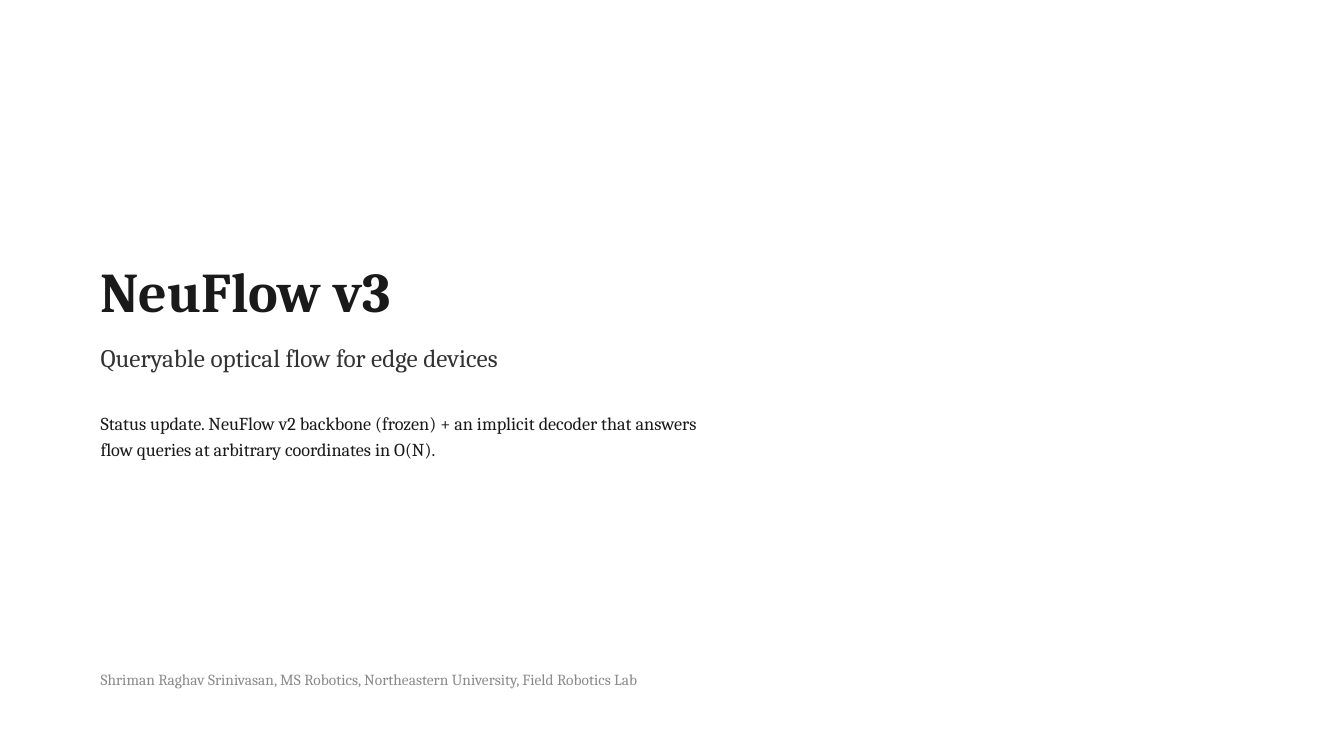
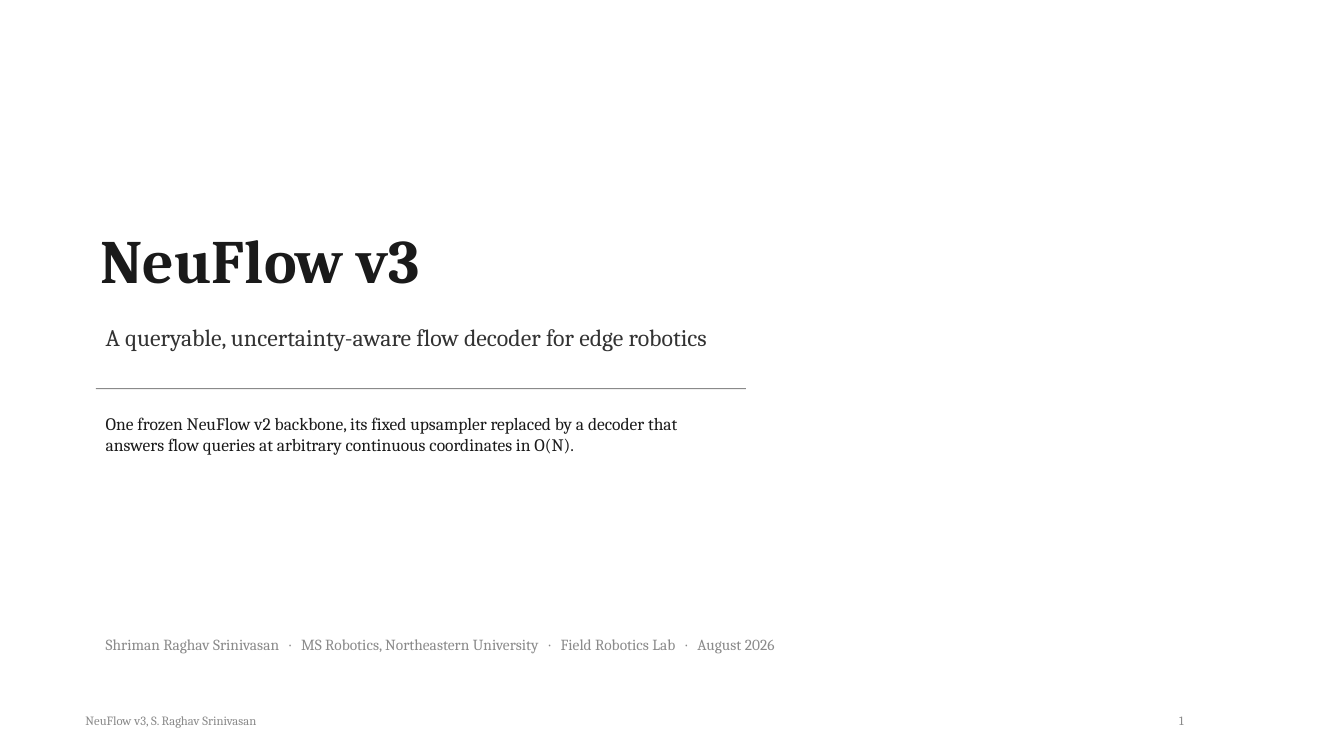
Before and after one commit to shrirag10/Neuflowv3, a slide deck: slide 1 of docs/NeuFlow_v3_status.pptx. Drawn at 1344x756 pixels with LibreOffice and Linux fonts; fonts in the diff are those of the drawing. Boxes give left, top, right and bottom in pixels: in the first picture for what was removed or moved away, otherwise in the second. Text is boxed around its words. In the diff, an @@ line names an element or a change of style, - is before the commit and + after.

```diff
--- a/docs/NeuFlow_v3_status.pptx
+++ b/docs/NeuFlow_v3_status.pptx
@@ text "NeuFlow v3" moved from (x1=101, y1=273, x2=391, y2=313) to (x1=101, y1=240, x2=420, y2=284) @@
@@ text "NeuFlow v3" at (x1=101, y1=240, x2=420, y2=284): size 40 to 44 pt @@
@@ text at (x1=106, y1=329, x2=707, y2=351): text changed; size 18 to 17 pt @@
-Queryable optical flow for edge devices
+A queryable, uncertainty-aware flow decoder for edge robotics
@@ rectangle added at (x1=96, y1=388, x2=746, y2=389), fill #8A8A8A @@
@@ text at (x1=106, y1=417, x2=677, y2=455): text changed; size 13 to 12.5 pt @@
-Status update. NeuFlow v2 backbone (frozen) + an implicit decoder that answers
-flow queries at arbitrary coordinates in O(N).
+One frozen NeuFlow v2 backbone, its fixed upsampler replaced by a decoder that
+answers flow queries at arbitrary continuous coordinates in O(N).
@@ text at (x1=106, y1=639, x2=775, y2=654): text changed @@
-Shriman Raghav Srinivasan, MS Robotics, Northeastern University, Field Robotics Lab
+Shriman Raghav Srinivasan · MS Robotics, Northeastern University · Field Robotics Lab · August 2026
@@ text added at (x1=85, y1=716, x2=256, y2=728), 9 pt, text #8A8A8A @@
+NeuFlow v3, S. Raghav Srinivasan
@@ text added at (x1=1179, y1=716, x2=1184, y2=725), 9 pt, text #8A8A8A @@
+1
```
Also in this commit, not shown: 3 other slides changed, 12 slides added, 13 slides removed, 5 other files.
